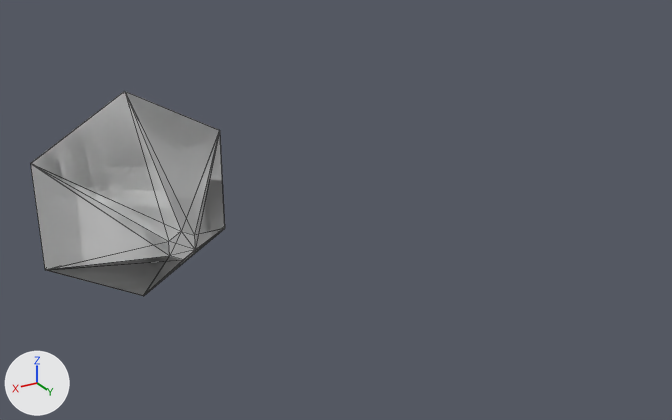
One commit to the glTF model hex.glb: the scene before it, then after it.
One viewpoint serves both versions: a 50 mm camera at (2.45, 7.63, 3.23) aimed at (-1.39, 1.22, 0.03). Arrows for +X, +Y and +Z are at lower left; the lights stay in place. Mesh edges are drawn as thin lines. Vertices at the same position are counted once.
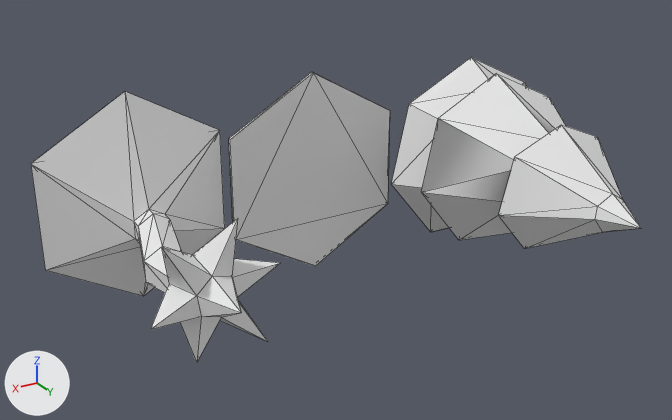
What the commit changed:
me_circle is used by ob_circle; location (0.0, 0.0, 0.0).
me_circle had 24 vertices, 132 faces and spanned x -0.87..0.87, y -0.01..1.11, z -1.0..1.0.
me_circle now has 49 vertices, 94 faces and spans x -0.87..0.87, y 0.0..1.84, z -1.0..1.0.
Part 1, on me_circle:
18 vertices are removed from x -0.87..0.87, y -0.01..1.11, z -1.0..1.0.
132 faces are deleted.
37 vertices are added at x -0.75..0.48, y 0.32..1.84, z -0.92..0.28.
6 new vertices lie (0.0, 0.12, 0.0) away from vertices in x -0.16..0.13, y 0.32, z -0.32..0.01.
94 new faces join them.
Mesh me_soil is new.
It is a 6-sided cylinder along y spanning x -0.87..0.87, y -0.03..0.0, z -1.0..1.0.
Mesh me_tree is new.
It has 64 vertices, 124 faces and spans x -0.92..0.92, y -0.3..2.65, z -0.87..0.94.
Object 'Soil' (ob_soil) is new; it shows me_soil.
Its location is (-1.703, 0.292, 0.0).
Object 'Cylinder' (ob_cylinder) is new; it shows me_tree.
Its location is (-3.331, 0.245, 0.053).

Where the change shows, as pixel boxes [x1, y1, x2, y2] in the pictures (672 x 420 px):
'Circle', reshaped (28% wider, 32% taller): before [31, 91, 225, 296]; after [31, 92, 280, 363]
'Cylinder', added: after [391, 57, 641, 249]
'Soil', added: after [229, 72, 390, 266]
